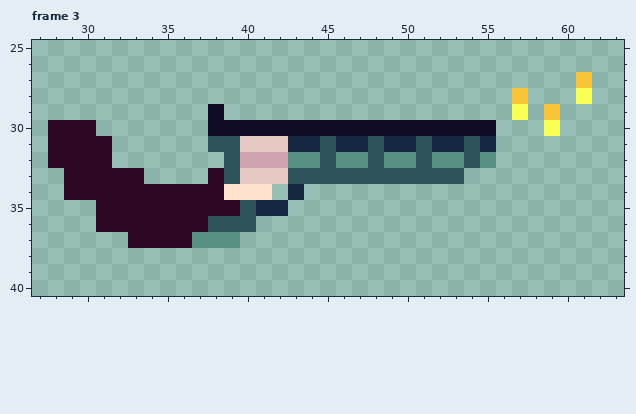
File history of a pixel-art file, rawSprites/gun/sMainRightGun.aseprite. The picture above is the old version.
64x64 pixels, 3 frames. Shown: frame 3: x 27..63, y 25..40. The commit also changed other frames, which this record leaves out.
And afterwards:
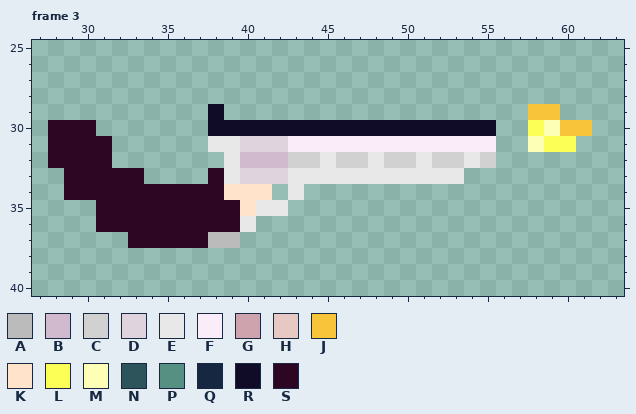
Palette (. is transparent): A #bbbbbb  B #d1bace  C #d1d1d1  D #dfd3dd  E #e8e8e8  F #faecf9  G #cea3ad  H #e6c9c3  J #f8c53a  K #ffe3ca  L #fcff56  M #feffb7  N #2d535b  P #569082  Q #162841  R #100b27  S #2c0623
What changed:
Changed rows in their new state; - is an unchanged pixel.
Frame 3, layers "пистолет", "руки":
first column x 37:
27 ------------------------.
28 --------------------.---.
29 --------------------.J---
30 ---------------------LMJJ
31 -EEDDDFFFFFFFFFFFFF--MLL-
32 --EBBBCCECCECCECCEC------
33 --EDDDEEEEEEEEEEE--------
34 ------E------------------
35 ---KEE-------------------
36 -SSE---------------------
37 SAA----------------------
Pixel boxes of the changes (left, top, right, bottom) in both pictures:
changed: (192, 72, 592, 248)
